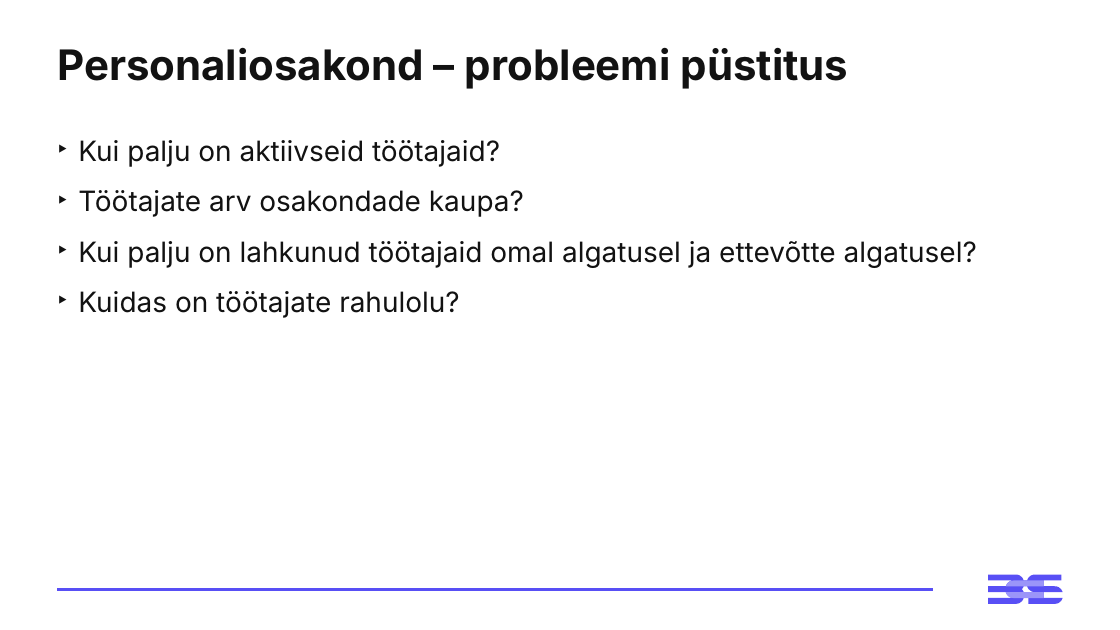
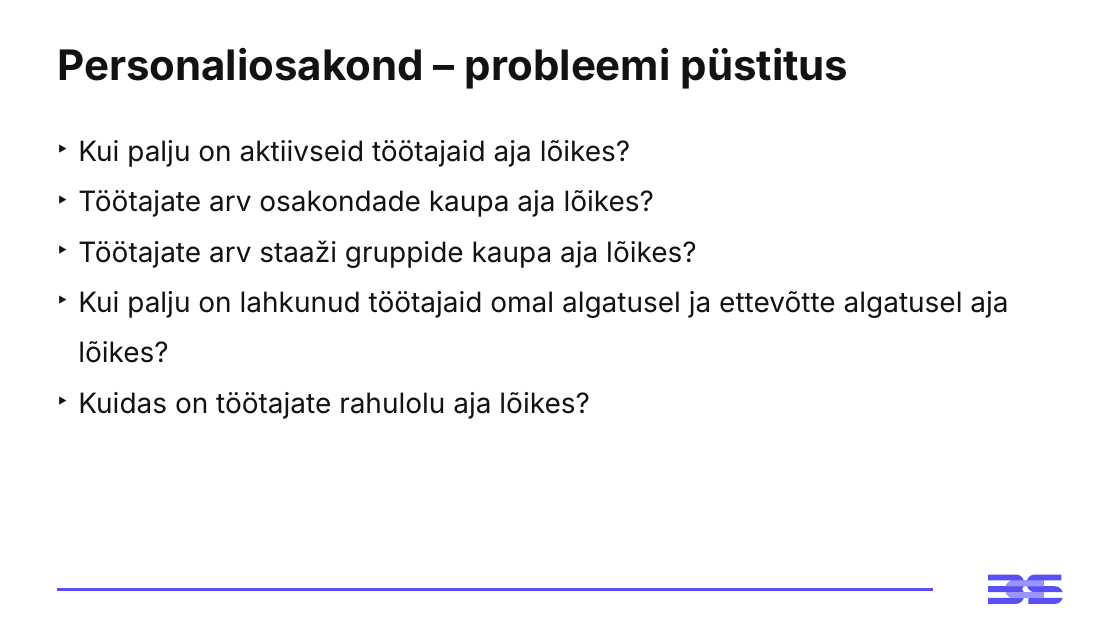
Before and after one commit to virverani/andmetarkus, a slide deck: slide 3 of Day5/5-paev-andmetarkus-esitlus.pptx. Drawn at 1120x630 pixels with LibreOffice and Linux fonts; fonts in the diff are those of the drawing. Boxes give left, top, right and bottom in pixels: in the first picture for what was removed or moved away, otherwise in the second. Text is boxed around its words. In the diff, an @@ line names an element or a change of style, - is before the commit and + after.

Commit message:
Day5 changes.

```diff
--- a/Day5/5-paev-andmetarkus-esitlus.pptx
+++ b/Day5/5-paev-andmetarkus-esitlus.pptx
@@ text at bbox=[78, 140, 1008, 419]: text changed @@
-‣ Kui palju on aktiivseid töötajaid?
-‣ Töötajate arv osakondade kaupa?
-‣ Kui palju on lahkunud töötajaid omal algatusel ja ettevõtte algatusel?
-‣ Kuidas on töötajate rahulolu?
+‣ Kui palju on aktiivseid töötajaid aja lõikes?
+‣ Töötajate arv osakondade kaupa aja lõikes?
+‣ Töötajate arv staaži gruppide kaupa aja lõikes?
+‣ Kui palju on lahkunud töötajaid omal algatusel ja ettevõtte algatusel aja lõikes?
+‣ Kuidas on töötajate rahulolu aja lõikes?
```
